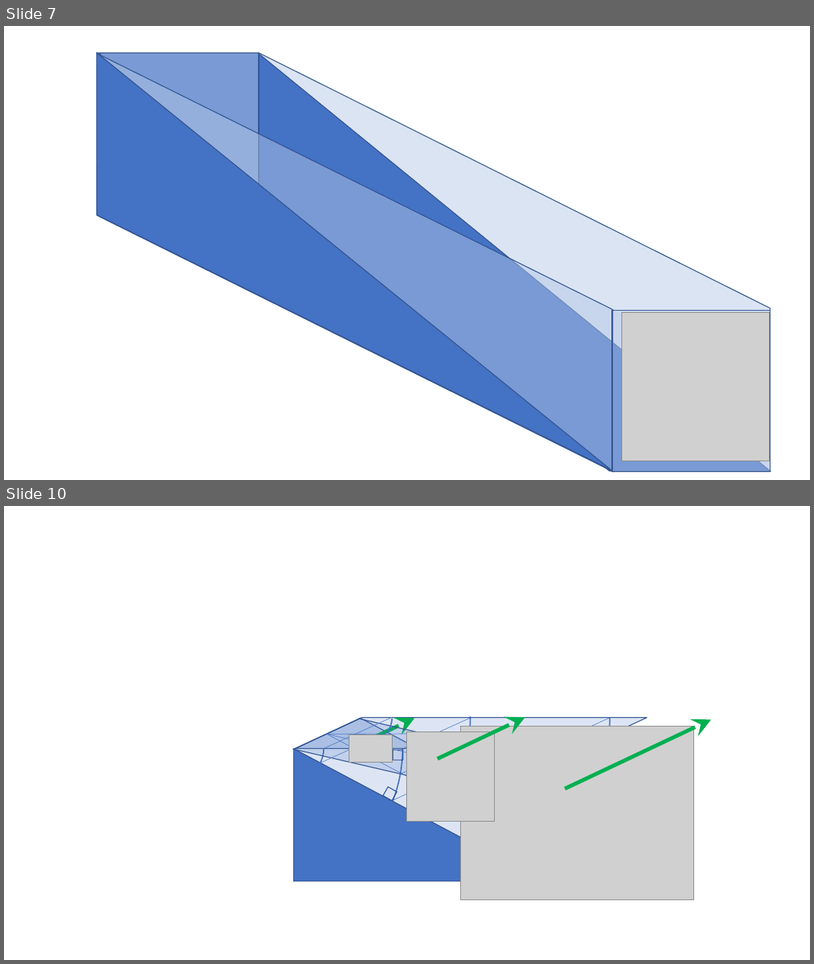
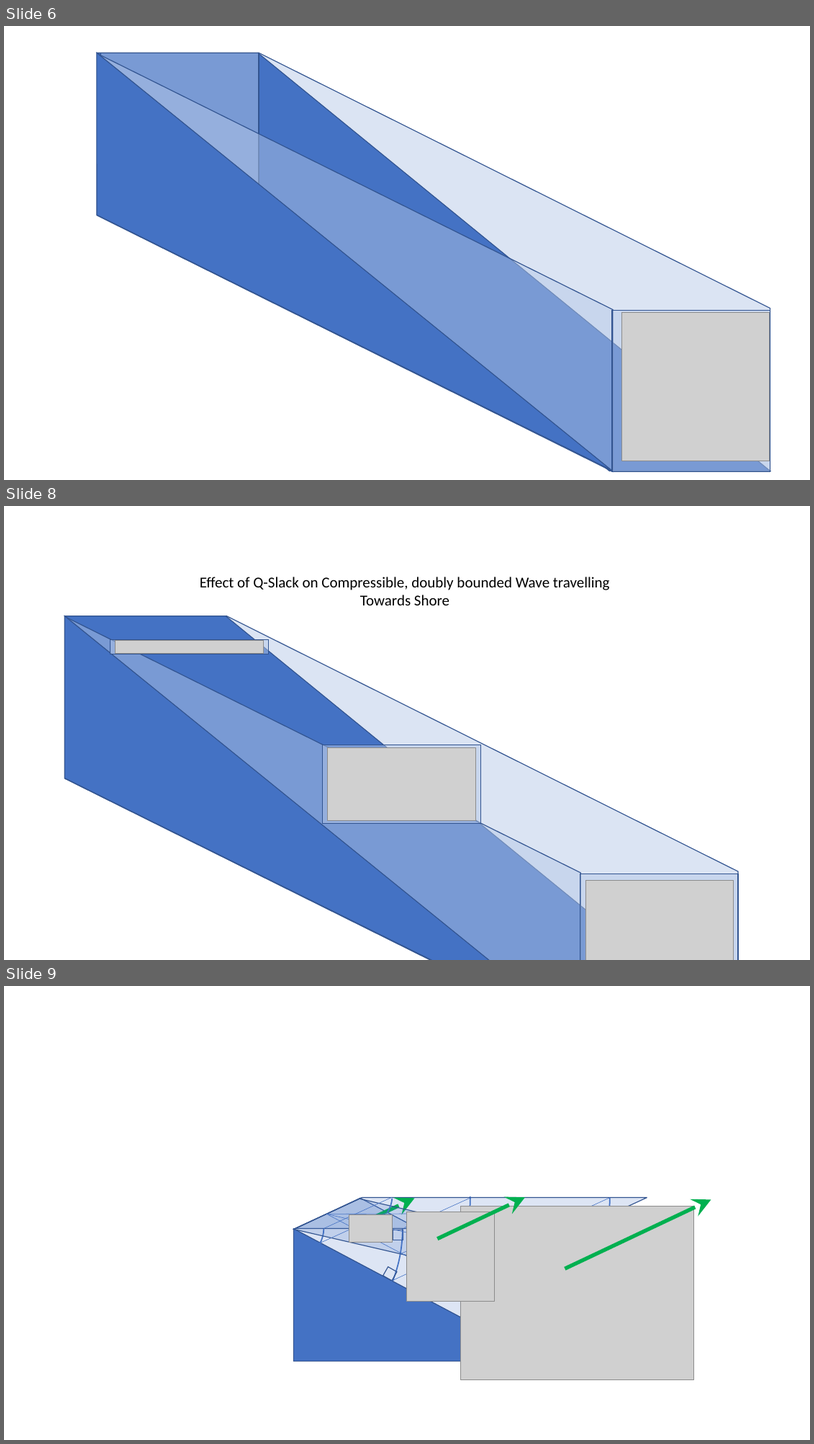
Before and after one commit to Don-Lawn/The-Causal-Domain, a slide deck: docs/figures/new diagrams 3.pptx. Shown one above the other, each under a label of ours: slides 7 and 10 before the commit, slides 6, 8 and 9 after it; the slides between them are not shown. The pictures are 814x964 and 814x1444 pixels, drawn with LibreOffice and Linux fonts; fonts in the diff are those of the drawing; grey boxes stand for pictures. Boxes give left, top, right and bottom in pixels: in the first picture for what was removed or moved away, otherwise in the second. Text is boxed around its words. In the diff, an @@ line names an element or a change of style, - is before the commit and + after.

```diff
--- a/docs/figures/new diagrams 3.pptx
+++ b/docs/figures/new diagrams 3.pptx
@@ slide 8 added at (4,506,810,960), background #FFFFFF @@
@@ text added at (200,577,610,605), 18 pt, text #000000 @@
+Effect of Q-Slack on Compressible, doubly bounded Wave travelling
+Towards Shore
@@ group added at (4,615,738,960): 4 rectangles, 3 parallelograms, 3 pictures, 1 triangle @@
@@ what was slide 7 is now slide 6 @@
@@ what was slide 10 is now slide 9 @@
```
Also in this commit, not shown: 2 slides changed, 4 other slides added, 5 slides removed, 8 other files.
